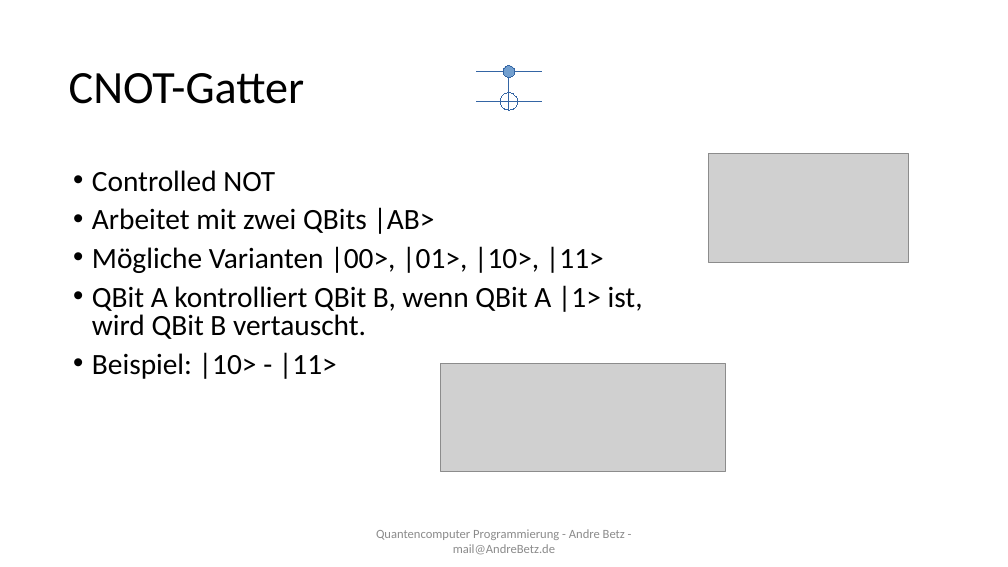
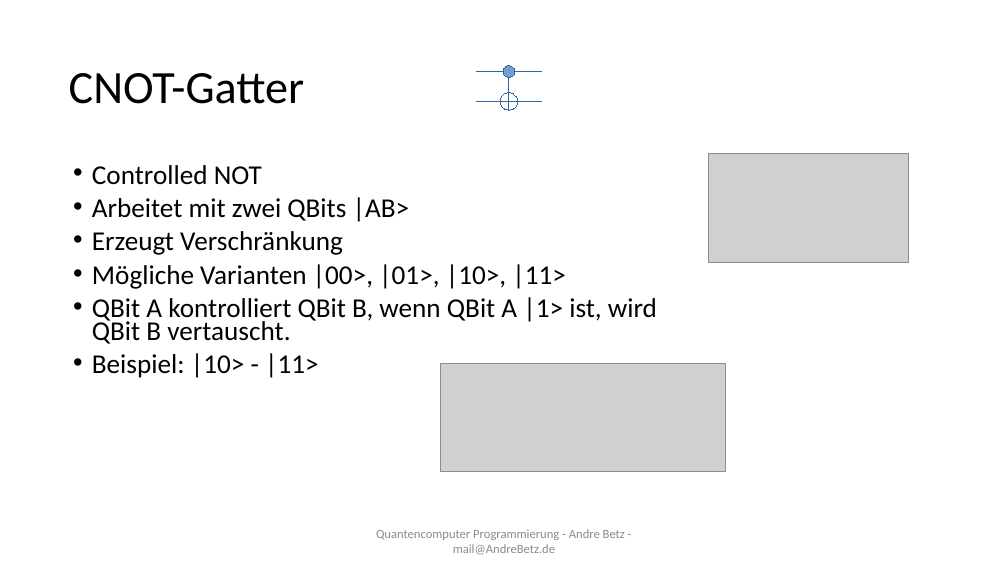
Before and after one commit to sky4walk/documents, a slide deck: slide 13 of QuantencomputerProgramming.odp. Drawn at 1008x567 pixels with LibreOffice and Linux fonts; fonts in the diff are those of the drawing; grey boxes stand for pictures. Boxes give left, top, right and bottom in pixels: in the first picture for what was removed or moved away, otherwise in the second. Text is boxed around its words. In the diff, an @@ line names an element or a change of style, - is before the commit and + after.

```diff
--- a/QuantencomputerProgramming.odp
+++ b/QuantencomputerProgramming.odp
@@ text at (x1=92, y1=165, x2=657, y2=378): size 28 to 25.9 pt in "Controlled NOT", "Arbeitet mit zwei QBits |AB>", "Mögliche Varianten |00>, |01>, |10>, |11>", "QBit A kontrolliert QBit B, wenn QBit ..." and 1 more places; line spacing 0.8 to 0.7 @@
@@ text at (x1=92, y1=231, x2=343, y2=255): paragraph added @@
+• Erzeugt Verschränkung
```
Also in this commit, not shown: 3 other slides changed, 1 slide added, 1 slide removed.
